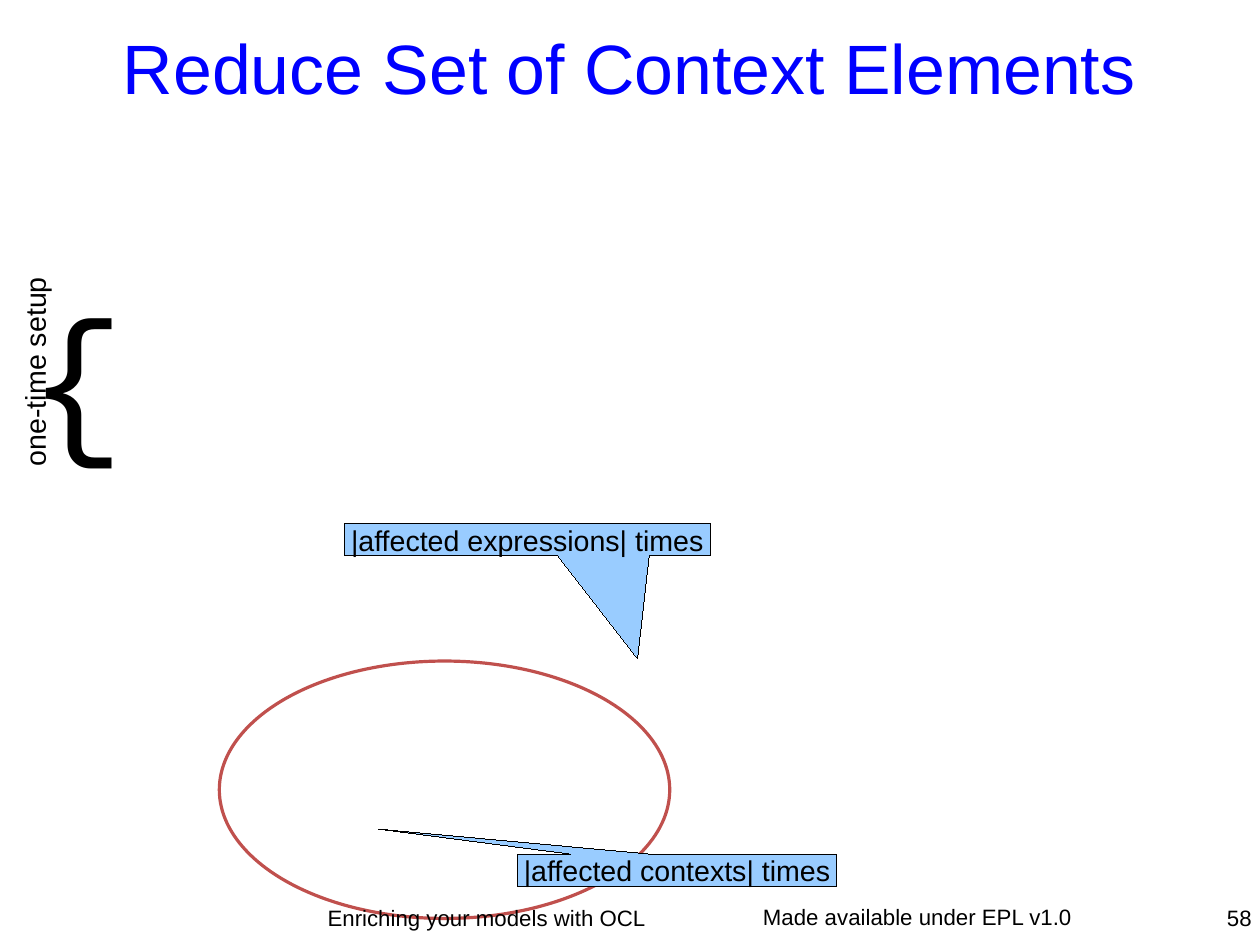
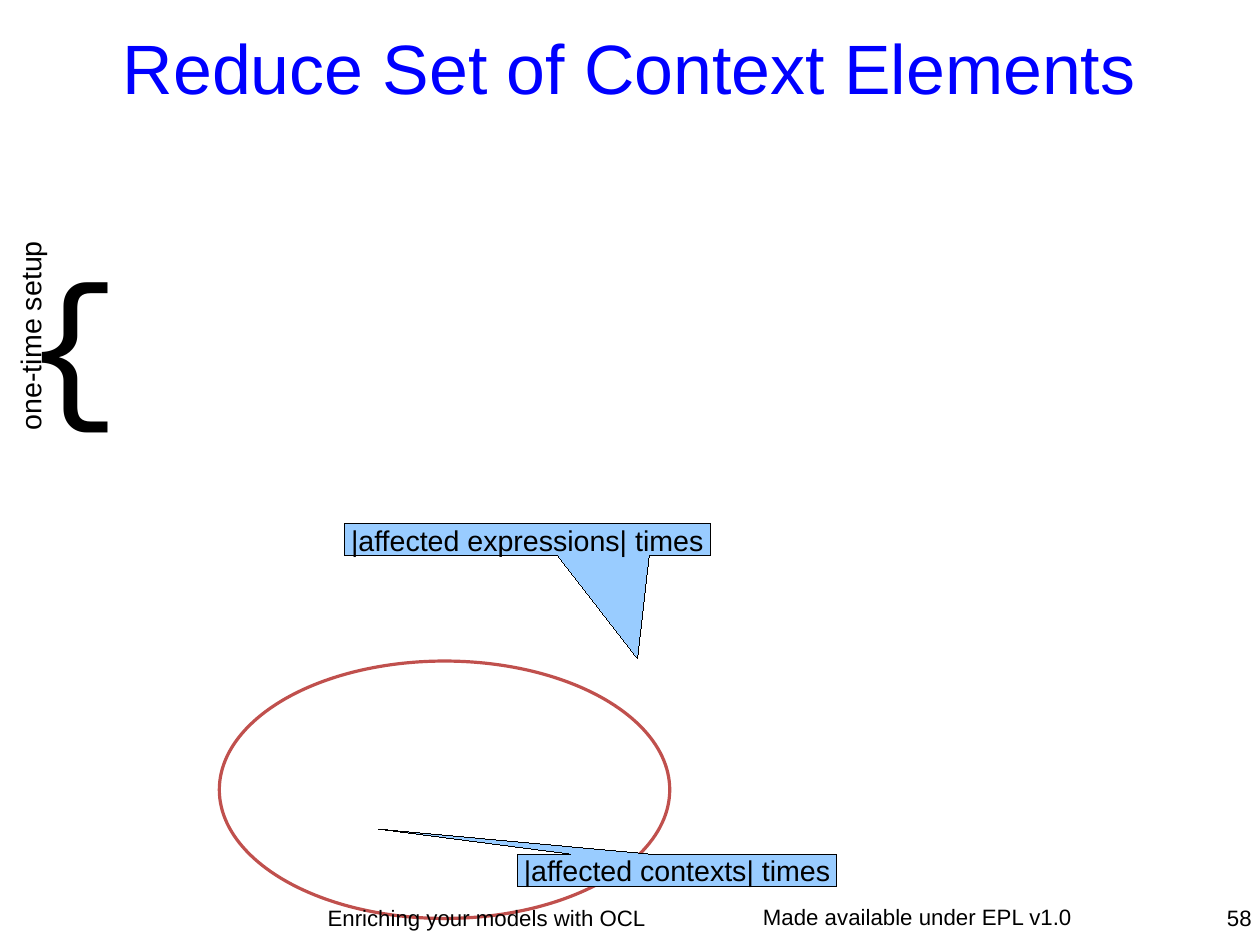
Before and after one commit to eclipse-ocl/ocl-website, a slide deck: slide 58 of ocl/docs/publications/ESE2010LongTalk/EnrichingWithOCL.odp. Drawn at 1260x945 pixels with LibreOffice and Linux fonts; fonts in the diff are those of the drawing; background and template pictures are left out. Boxes give left, top, right and bottom in pixels: in the first picture for what was removed or moved away, otherwise in the second. Text is boxed around its words. In the diff, an @@ line names an element or a change of style, - is before the commit and + after.

```diff
--- a/ocl/docs/publications/ESE2010LongTalk/EnrichingWithOCL.odp
+++ b/ocl/docs/publications/ESE2010LongTalk/EnrichingWithOCL.odp
@@ text "one-time setup": place and size @@
-text "one-time setup" at [20, 284, 52, 463]
+text "one-time setup" at [16, 248, 48, 427]
@@ text "{": place and size @@
-text "{" at [17, 269, 136, 463]
+text "{" at [13, 232, 131, 426]
```
Also in this commit, not shown: 6 other slides changed.
